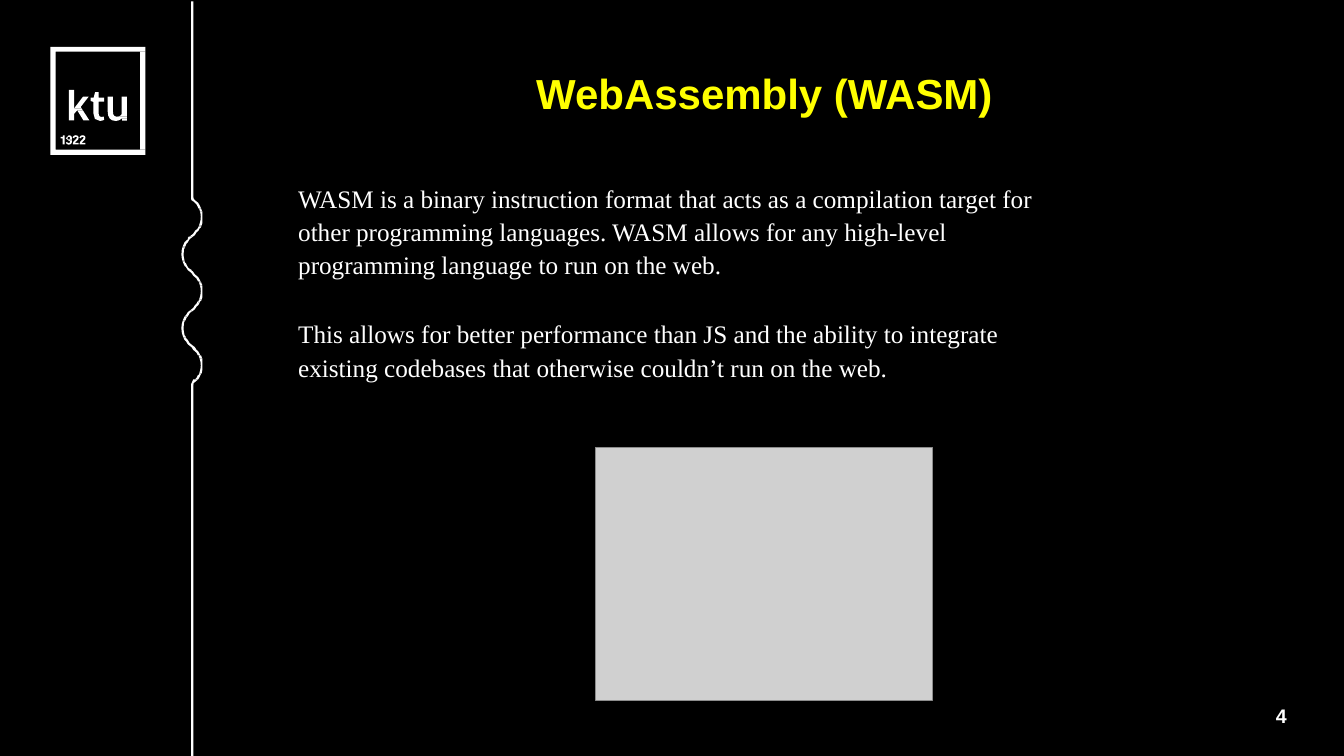
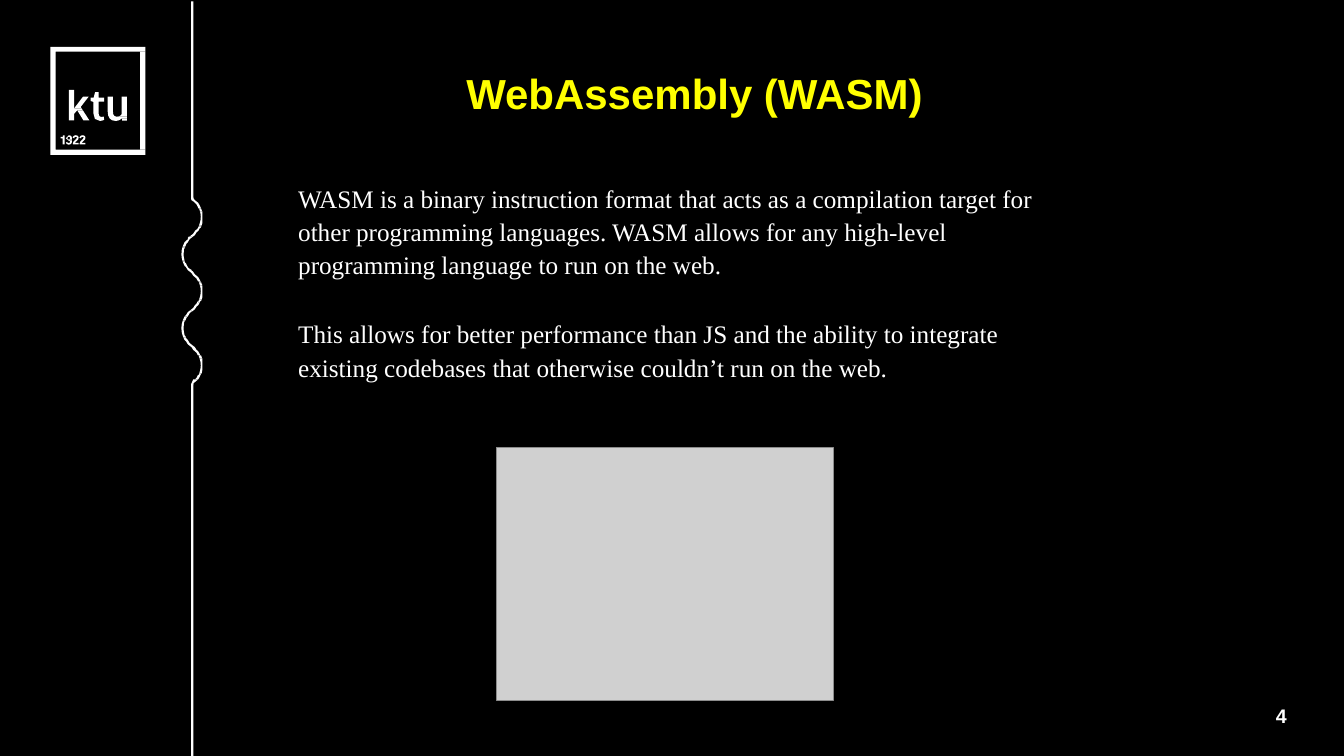
Before and after one commit to AidasLit/web_gpu, a slide deck: slide 4 of litvinas-aidas.odp. Drawn at 1344x756 pixels with LibreOffice and Linux fonts; fonts in the diff are those of the drawing; grey boxes stand for pictures. Boxes give left, top, right and bottom in pixels: in the first picture for what was removed or moved away, otherwise in the second. Text is boxed around its words. In the diff, an @@ line names an element or a change of style, - is before the commit and + after.

```diff
--- a/litvinas-aidas.odp
+++ b/litvinas-aidas.odp
@@ text "WebAssembly (WASM)" moved from (x1=536, y1=78, x2=993, y2=117) to (x1=466, y1=78, x2=923, y2=117) @@
@@ text "WebAssembly (WASM)" at (x1=466, y1=78, x2=923, y2=117): alignment left to centre; indent changed; less space between paragraphs @@
@@ picture moved from (x1=596, y1=448, x2=934, y2=701) to (x1=496, y1=448, x2=834, y2=701) @@
```
Also in this commit, not shown: 5 other slides changed, 12 slides added, 1 slide removed, 7 other files.
